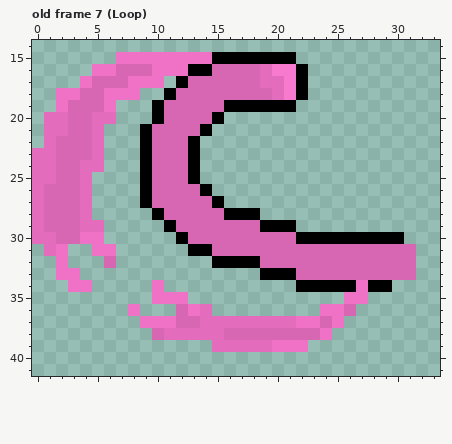
One commit to this pixel-art file: Assets/Art/Characters/frog tongue WIP.aseprite. Above, as it was before the edit.
64x64 pixels, 13 frames. Colours within 5 levels of each other are drawn and written as one. Shown: old frame 7 (Loop): x 0..33, y 14..41. The commit also changed other frames, which this record leaves out.
The result:
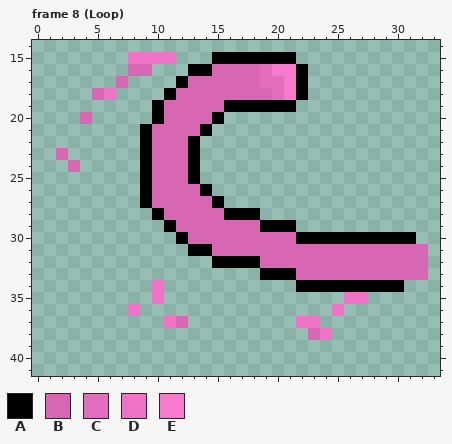
Palette (. is transparent): A #000000  B #d766b3  C #e36cbd  D #ef72c7  E #f77acf
A new or re-ordered frame is compared with the old frame closest to it.
The commit says: long tongue attack and more forgiving hitbox
Change:
frames re-ordered
Changed rows in their new state; - is an unchanged pixel.
Frame 8 (Loop) against old frame 7 (Loop):
first column x 0:
15 -------.----...------------------
16 -----...--...--------------------
17 ----...-...----------------------
18 --...--..------------------------
19 --.....--------------------------
20 -...-..--------------------------
21 -.....---------------------------
22 -.....---------------------------
23 ..-...---------------------------
24 ...-..---------------------------
25 .....----------------------------
26 .....----------------------------
27 .....----------------------------
28 .....----------------------------
29 ......---------------------------
30 ......-------------------------A-
31 -..--..-------------------------B
32 --.---.-------------------------B
33 --..----------------------------B
34 ---..----------------------A--A--
35 -----------..--------------------
36 ------------...---------.-.------
37 ---------..--.........--..-------
38 ----------.............----------
39 ---------------........----------
Changed places in both pictures, as pixel boxes (x1, y1, x2, y2):
changed: (32, 52, 428, 352)
